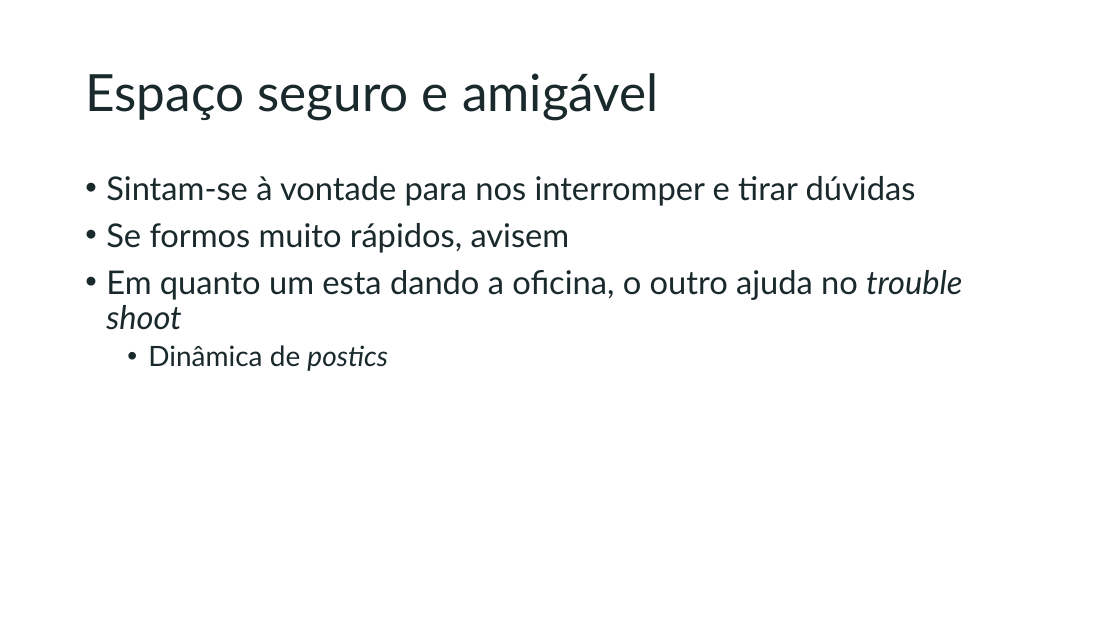
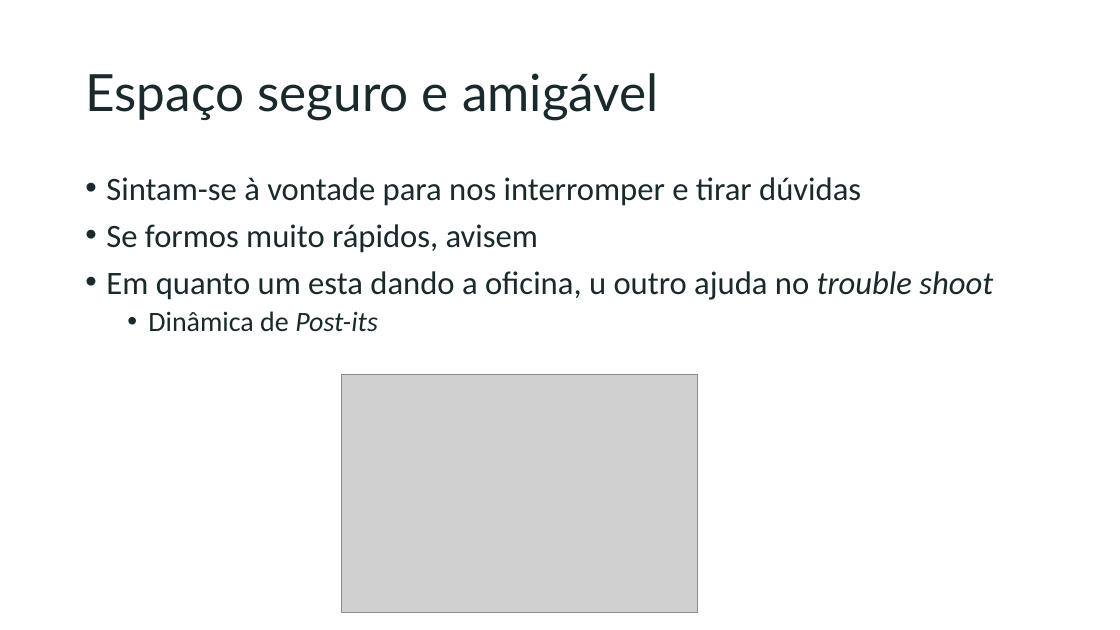
Before and after one commit to liviacnatal/curso_dados_sdms, a slide deck: slide 6 of sessoes/pptx/introducao.pptx (slide 5 before the commit). Drawn at 1120x630 pixels with LibreOffice and Linux fonts; fonts in the diff are those of the drawing; grey boxes stand for pictures. Boxes give left, top, right and bottom in pixels: in the first picture for what was removed or moved away, otherwise in the second. Text is boxed around its words. In the diff, an @@ line names an element or a change of style, - is before the commit and + after.

```diff
--- a/sessoes/pptx/introducao.pptx
+++ b/sessoes/pptx/introducao.pptx
@@ text at [106,177,861,253]: font Lato to Calibri in "Sintam-se à vontade para nos interromper e ...", "Se formos muito rápidos, avisem" @@
@@ text at [106,271,993,332]: text changed; font Lato to Calibri @@
-• Em quanto um esta dando a oficina, o outro ajuda no trouble shoot
-  • Dinâmica de postics
+• Em quanto um esta dando a oficina, u outro ajuda no trouble shoot
+  • Dinâmica de Post-its
@@ picture added at [341,374,697,613] @@
```
Also in this commit, not shown: 5 other slides changed, 1 slide added, 3 other files.
